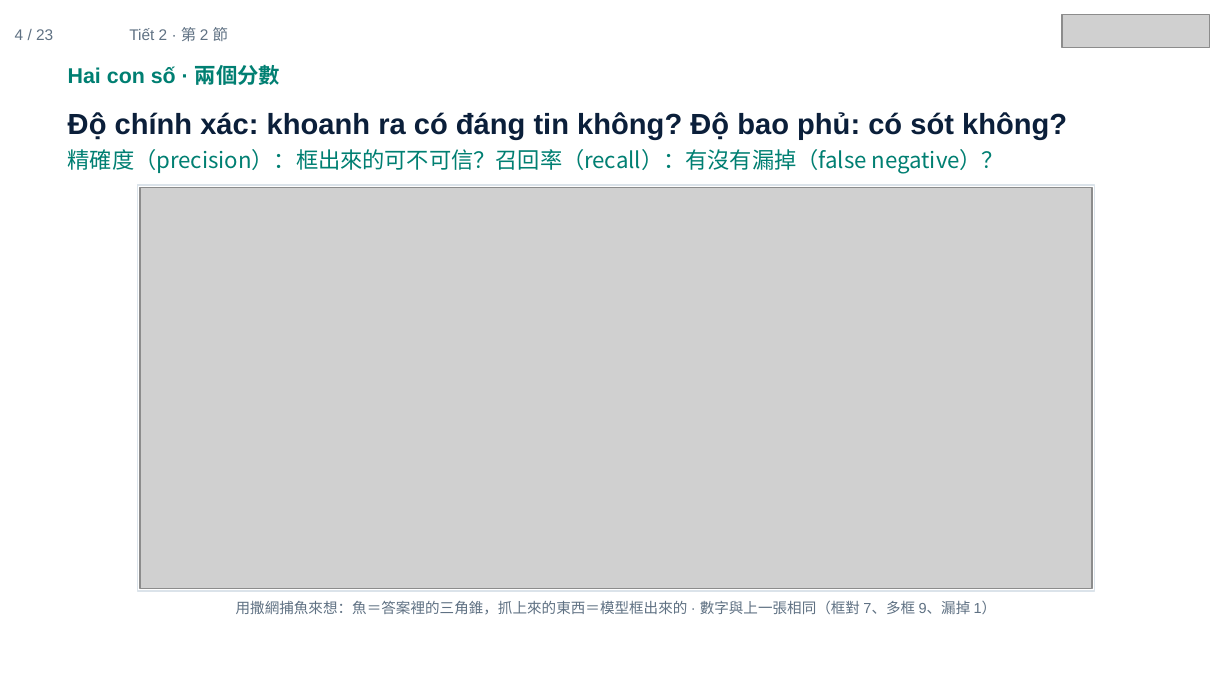
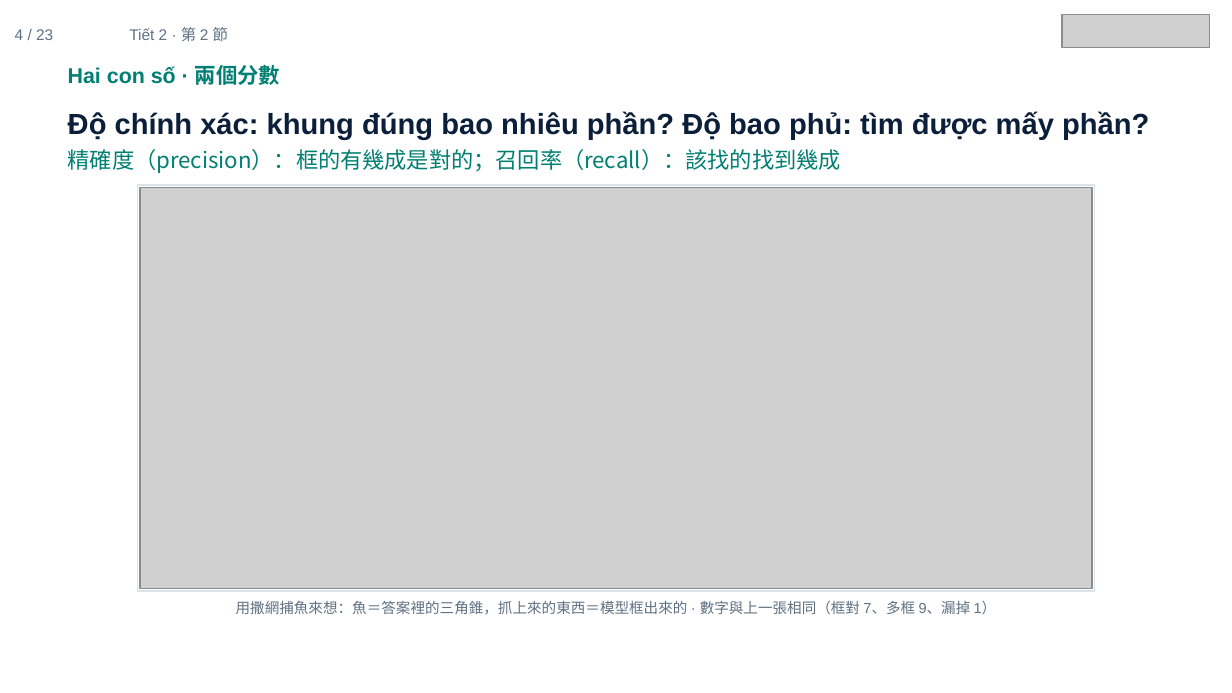
Before and after one commit to ch-neural/MITUST-Principles-of-Self-Driving-Cars, a slide deck: slide 4 of 第十週(11-12)/第十週_第2節_簡報.pptx. Drawn at 1232x693 pixels with LibreOffice and Linux fonts; fonts in the diff are those of the drawing; grey boxes stand for pictures. Boxes give left, top, right and bottom in pixels: in the first picture for what was removed or moved away, otherwise in the second. Text is boxed around its words. In the diff, an @@ line names an element or a change of style, - is before the commit and + after.

```diff
--- a/第十週(11-12)/第十週_第2節_簡報.pptx
+++ b/第十週(11-12)/第十週_第2節_簡報.pptx
@@ text at (68,111,1149,173): text changed; size 13 to 17 pt; font Noto Sans CJK SC to Arial; text colour #007F72 to #0B1F3A; bold on @@
-Độ chính xác: khoanh ra có đáng tin không? Độ bao phủ: có sót không?
-精確度（precision）：框出來的可不可信？召回率（recall）：有沒有漏掉（false negative）？
+Độ chính xác: khung đúng bao nhiêu phần? Độ bao phủ: tìm được mấy phần?
+精確度（precision）：框的有幾成是對的；召回率（recall）：該找的找到幾成
```
Also in this commit, not shown: 12 other slides changed.
